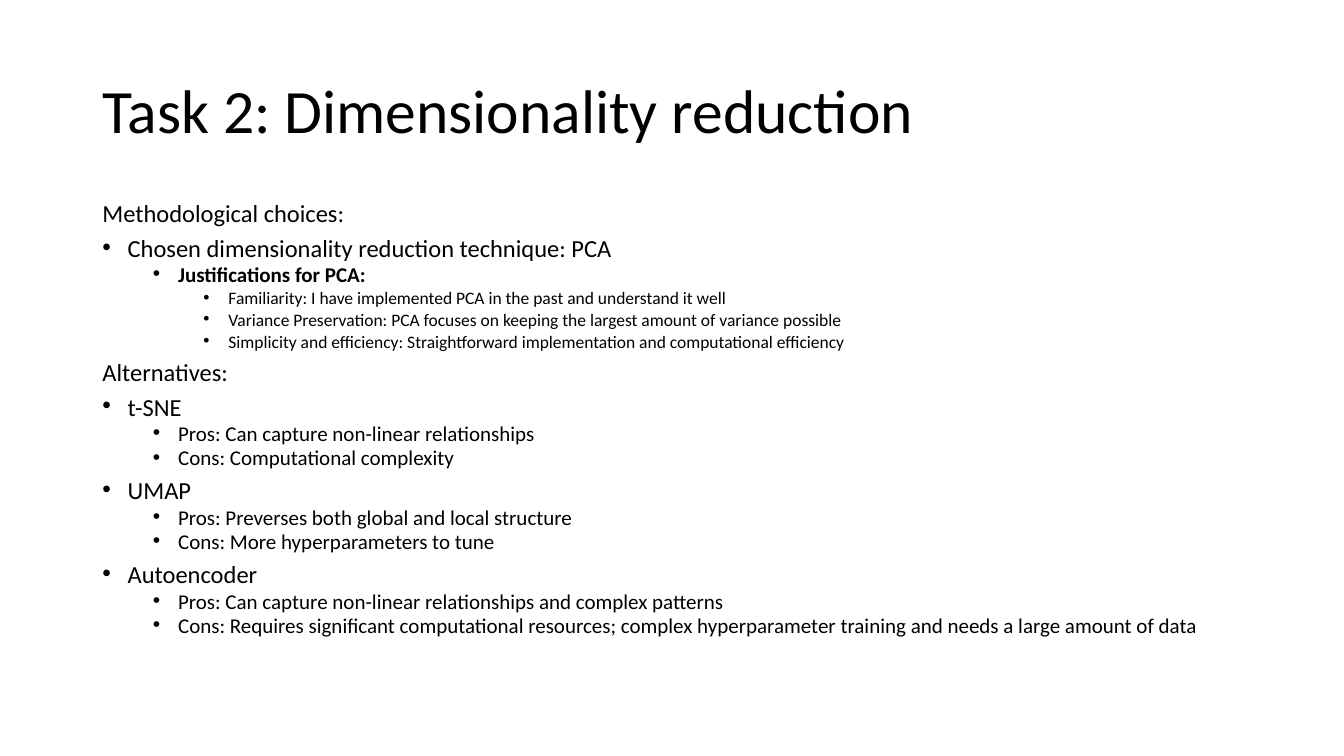
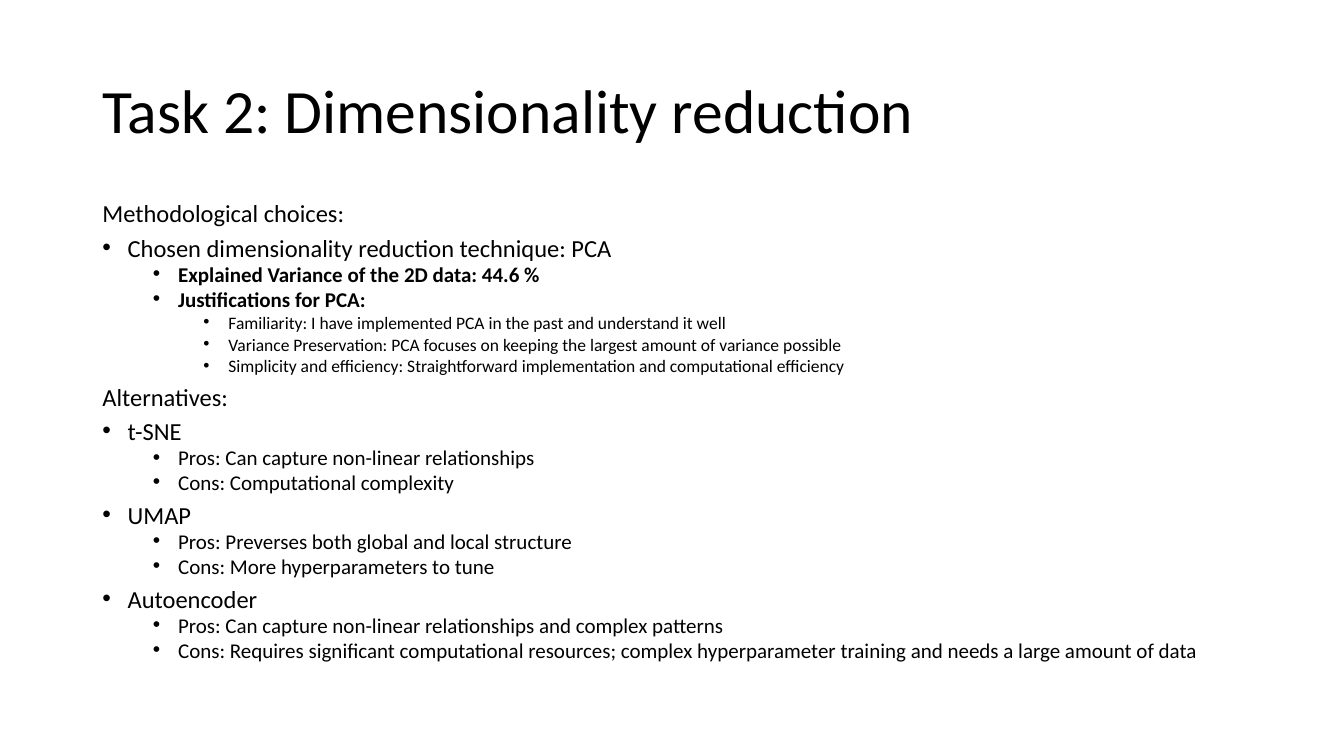
Before and after one commit to MikkoNaerhi/PoliticalPartyPCA-DimensionReduction, a slide deck: slide 5 of Presentation.pptx. Drawn at 1344x756 pixels with LibreOffice and Linux fonts; fonts in the diff are those of the drawing. Boxes give left, top, right and bottom in pixels: in the first picture for what was removed or moved away, otherwise in the second. Text is boxed around its words. In the diff, an @@ line names an element or a change of style, - is before the commit and + after.

```diff
--- a/Presentation.pptx
+++ b/Presentation.pptx
@@ text at (178, 267, 519, 286): paragraph added @@
+  • Explained Variance of the 2D data: 44.6 %
```
Also in this commit, not shown: 8 other files.
